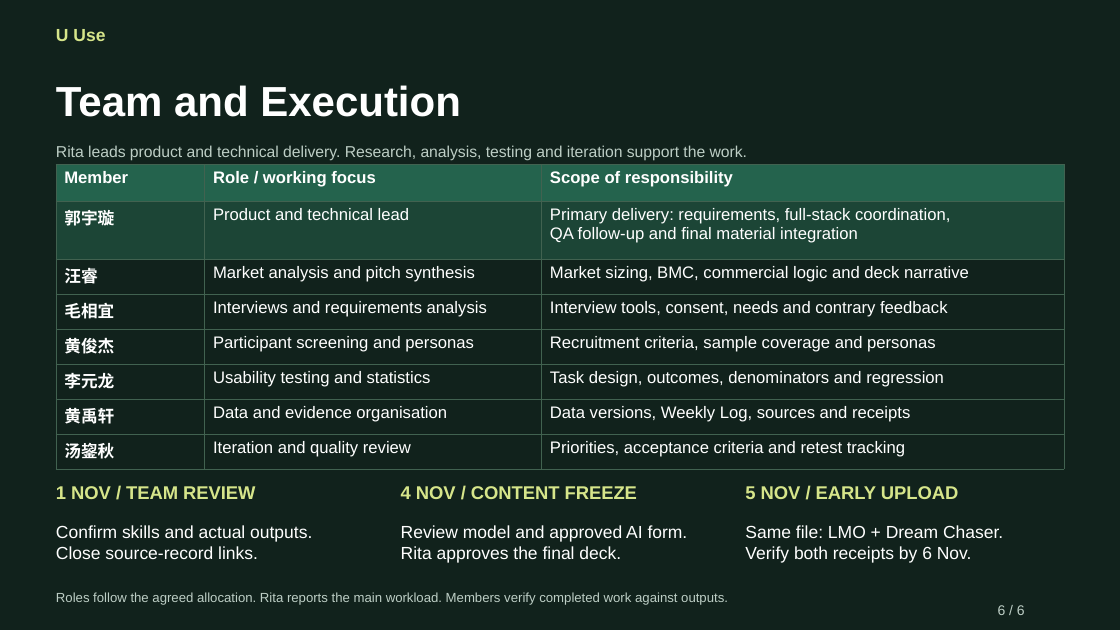
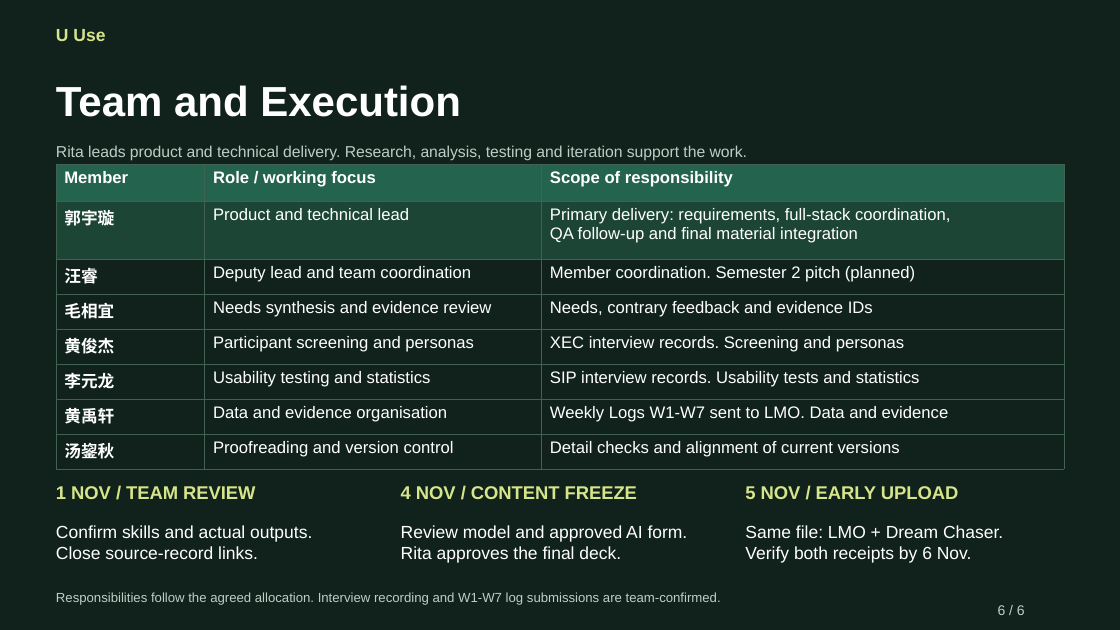
Before and after one commit to Rita020903/U-Use, a slide deck: slide 6 of A1_Current/UUse_A1_6_Slides.pptx. Drawn at 1120x630 pixels with LibreOffice and Linux fonts; fonts in the diff are those of the drawing. Boxes give left, top, right and bottom in pixels: in the first picture for what was removed or moved away, otherwise in the second. Text is boxed around its words. In the diff, an @@ line names an element or a change of style, - is before the commit and + after.

Commit message:
Update A1 team roles, interview attribution and AI guidance

```diff
--- a/A1_Current/UUse_A1_6_Slides.pptx
+++ b/A1_Current/UUse_A1_6_Slides.pptx
@@ table at [56,165,1065,469] @@
-row 3, column 2: Market analysis and pitch synthesis
+row 3, column 2: Deputy lead and team coordination
-row 3, column 3: Market sizing, BMC, commercial logic and deck narrative
+row 3, column 3: Member coordination. Semester 2 pitch (planned)
-row 4, column 2: Interviews and requirements analysis
+row 4, column 2: Needs synthesis and evidence review
-row 4, column 3: Interview tools, consent, needs and contrary feedback
+row 4, column 3: Needs, contrary feedback and evidence IDs
-row 5, column 3: Recruitment criteria, sample coverage and personas
+row 5, column 3: XEC interview records. Screening and personas
-row 6, column 3: Task design, outcomes, denominators and regression
+row 6, column 3: SIP interview records. Usability tests and statistics
-row 7, column 3: Data versions, Weekly Log, sources and receipts
+row 7, column 3: Weekly Logs W1-W7 sent to LMO. Data and evidence
-row 8, column 2: Iteration and quality review
+row 8, column 2: Proofreading and version control
-row 8, column 3: Priorities, acceptance criteria and retest tracking
+row 8, column 3: Detail checks and alignment of current versions
@@ text at [56,592,721,605]: text changed @@
-Roles follow the agreed allocation. Rita reports the main workload. Members verify completed work against outputs.
+Responsibilities follow the agreed allocation. Interview recording and W1-W7 log submissions are team-confirmed.
```
Also in this commit, not shown: 21 other files.
